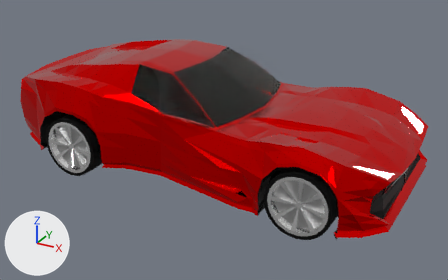
Before and after pictures for a commit that changed the Blender file Assets/Prefabs/Ferrari/Ferrrari.blend.
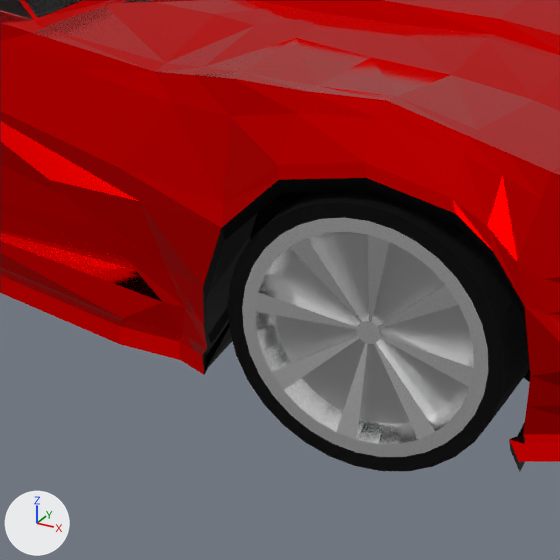
The first picture shows the older version from a camera (50 mm lens) standing at (6.42, -11.69, 5.13) and looking at (0.08, -0.18, -0.63). The close-ups show both versions on the part from 46% to 77% of the width and 44% to 94% of the height of that picture; other places that the commit changed are outside them. The axes (+X, +Y, +Z) are drawn at lower left. The lights are the same throughout.
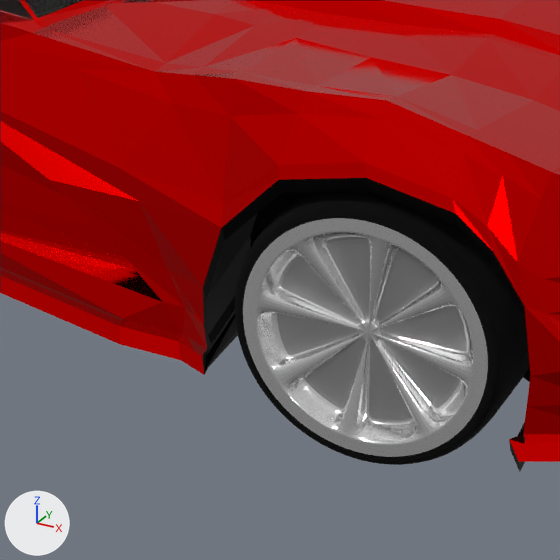
Boxes [x1, y1, x2, y2] around the edits, measured in the close-ups (560 x 560 px):
'Cylinder.003', modifiers changed: before [228, 191, 530, 471]; after [235, 191, 530, 465]

Edits to the bpy script that builds the scene:
```text
Change ob_cylinder_003:
    add _m = ob_cylinder_003.modifiers.new('Subdivision', 'SUBSURF')
```
